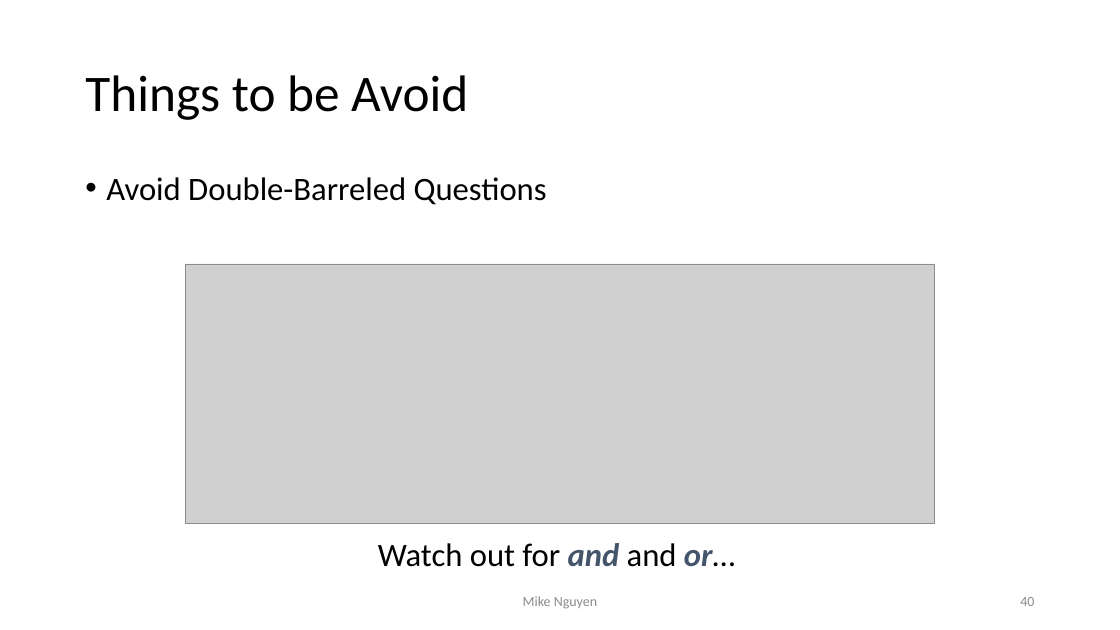
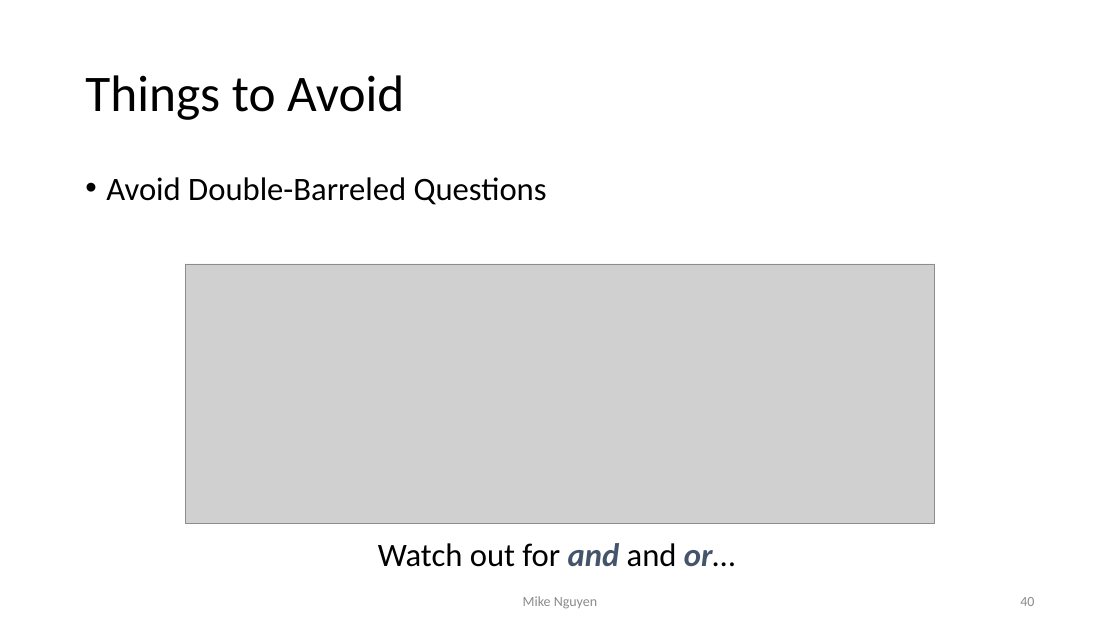
Before and after one commit to mikenguyen13/mar4050_S22, a slide deck: slide 40 of lectures/6/1_Designing the Data Collection Form for Communication Data.pptx. Drawn at 1120x630 pixels with LibreOffice and Linux fonts; fonts in the diff are those of the drawing; grey boxes stand for pictures. Boxes give left, top, right and bottom in pixels: in the first picture for what was removed or moved away, otherwise in the second. Text is boxed around its words. In the diff, an @@ line names an element or a change of style, - is before the commit and + after.

```diff
--- a/lectures/6/1_Designing the Data Collection Form for Communication Data.pptx
+++ b/lectures/6/1_Designing the Data Collection Form for Communication Data.pptx
@@ title at <box>85,75,404,120</box>: text changed @@
-Things to be Avoid
+Things to Avoid
```
Also in this commit, not shown: 7 other slides changed, 1 other file.
